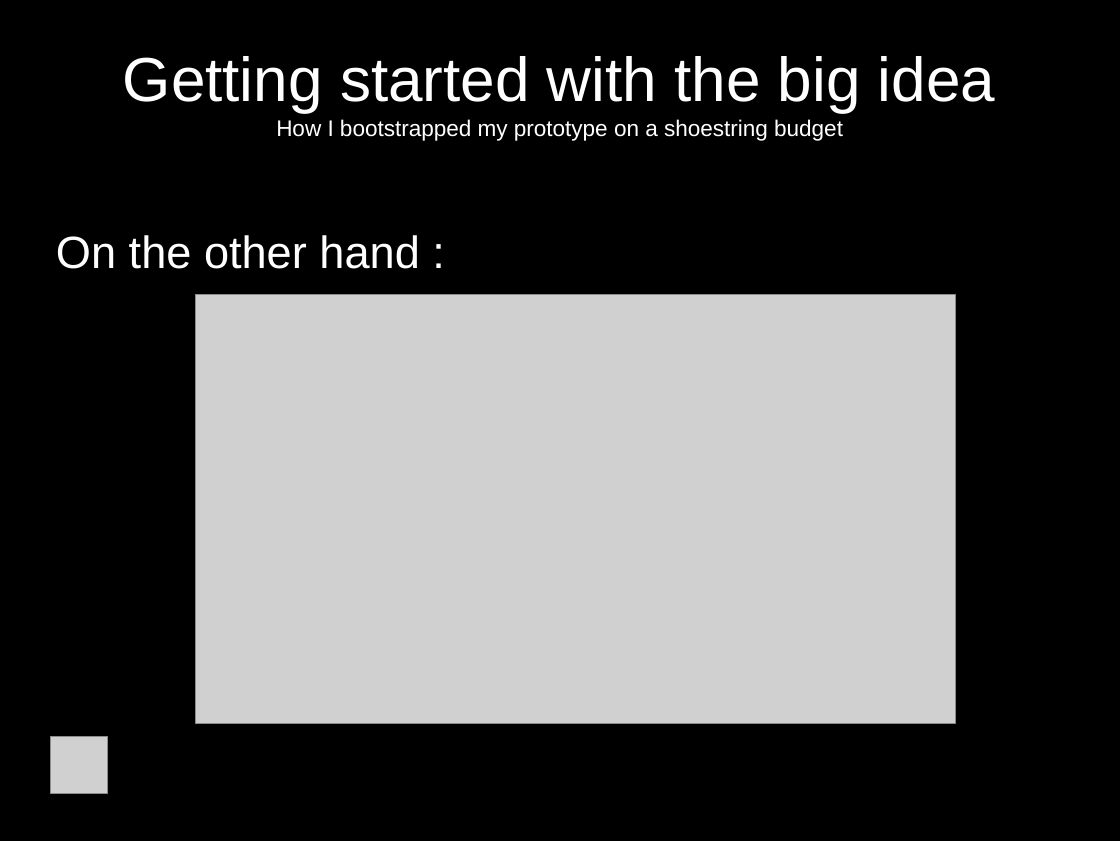
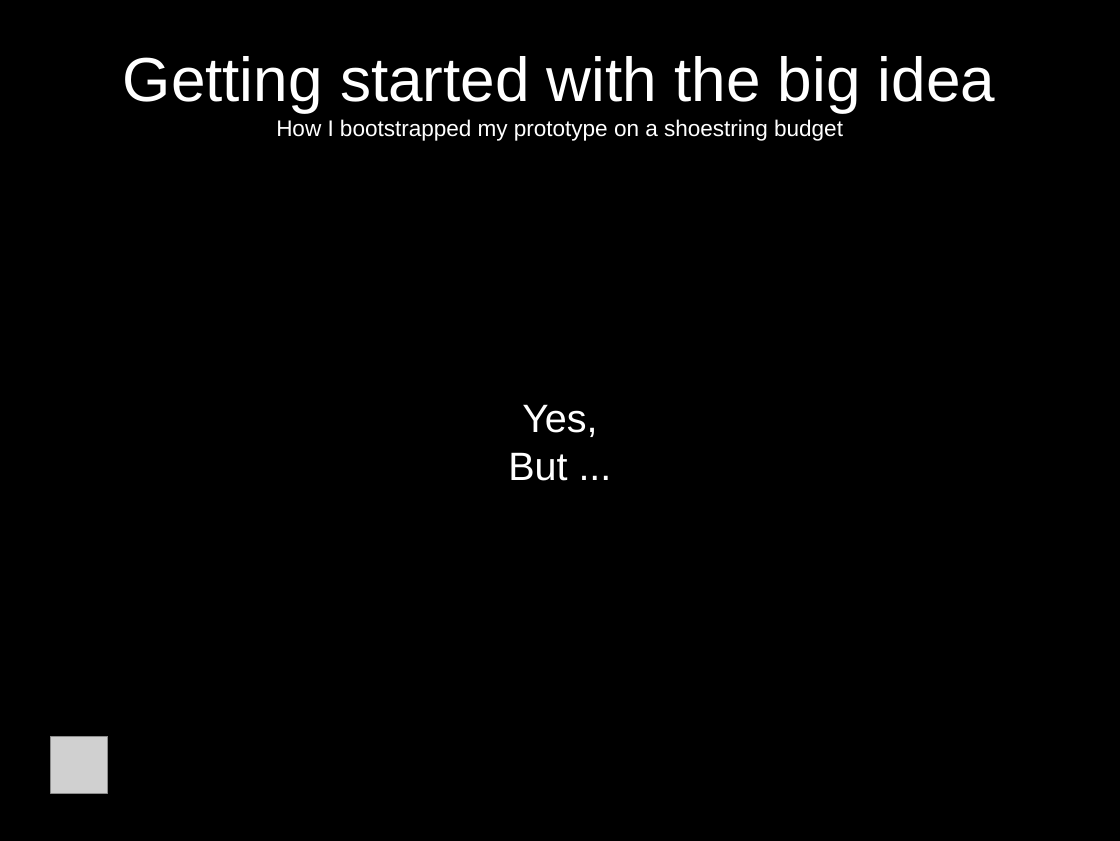
Before and after one commit to jcda/django-mvp-install-script, a slide deck: slide 11 of MVP-presentation-BD-Meetup.odp (slide 18 before the commit). Drawn at 1120x841 pixels with LibreOffice and Linux fonts; fonts in the diff are those of the drawing; grey boxes stand for pictures. Boxes give left, top, right and bottom in pixels: in the first picture for what was removed or moved away, otherwise in the second. Text is boxed around its words. In the diff, an @@ line names an element or a change of style, - is before the commit and + after.

```diff
--- a/MVP-presentation-BD-Meetup.odp
+++ b/MVP-presentation-BD-Meetup.odp
@@ picture removed at bbox=[195, 295, 955, 723] @@
@@ subtitle at bbox=[508, 404, 597, 481]: text changed; size 32 to 28 pt @@
-On the other hand :
+Yes,
+But ...
```
Also in this commit, not shown: 11 other slides changed, 3 slides added, 2 other files.
